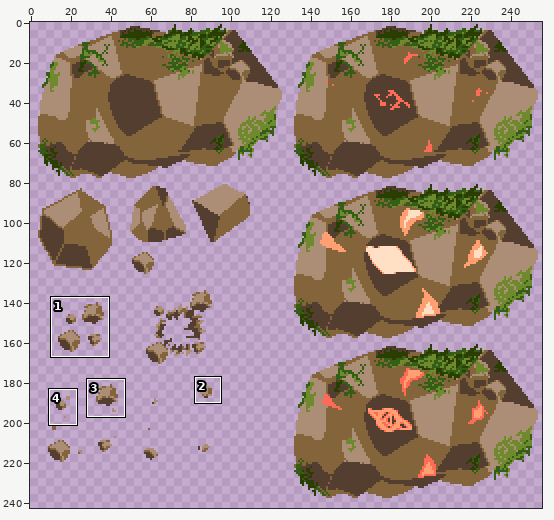
Sprite sheet, stored at SilverGirlStrike/Assets/Resource/CharacterGraphics/boss.png. The picture above shows the old version from afar; the outline marks the close-up.
Close-up. Before the edit:
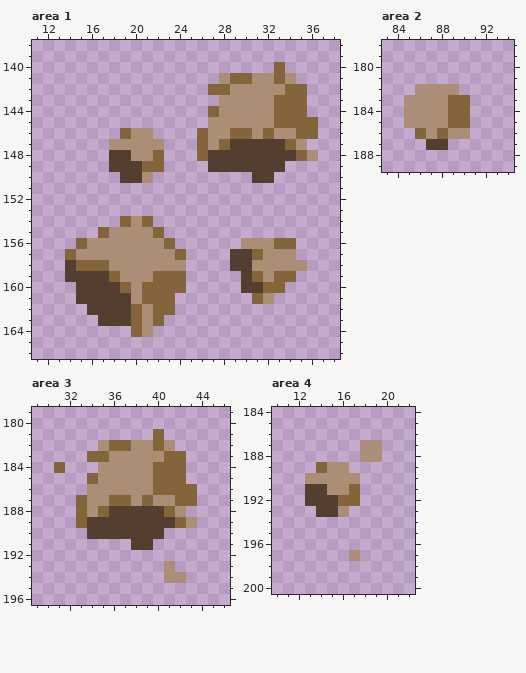
The file is 256x256 pixels. Shown: area 1: x 11..38, y 138..166; area 2: x 83..94, y 178..189; area 3: x 29..46, y 179..196; area 4: x 10..22, y 184..200. The wide view leaves out empty margins. The commit also changed other parts of the picture, which this record leaves out.
New version:
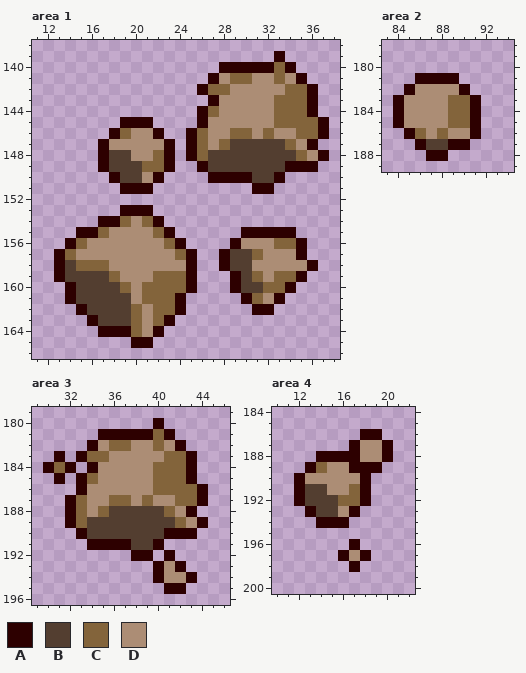
Palette (. is transparent): A #2d0000  B #533e30  C #83643b  D #ac8d75
Changes in this commit:
Changed rows in their new state; - is an unchanged pixel.
Area 1:
first column x 13:
139 --------------------A----
140 ---------------AAAAA-A---
141 --------------A-------A--
142 -------------A---------A-
143 --------------A--------A-
144 -------------A---------A-
145 ------AAA----A----------A
146 -----A---A--A-----------A
147 ----A-----A-A----------A-
148 ----A-----A-A-----------A
149 ----A-----A--A-------AAA-
150 -----A---A----AAAA--A----
151 ------AAA---------AA-----
153 ------AAA----------------
154 ----AA---A---------------
155 --AA------A------AAAAA---
156 -A---------A----A-----A--
157 A-----------A--A------A--
158 A-----------A--A-------A-
159 A-----------A---A-----A--
160 -A----------A---A----A---
161 -A---------A-----A--A----
162 --A--------A------AA-----
163 ---A------A--------------
164 ----AAA--A---------------
165 -------AA----------------
Area 2:
first column x 84:
181 --AAAA--
182 -A----A-
183 A------A
184 A------A
185 A------A
186 -A-----A
187 --A--AA-
188 ---AA---
Area 3:
first column x 30:
180 ----------A----
181 -----AAAAA-A---
182 ----A-------A--
183 -A-A---------A-
184 A-A-A--------A-
185 -A-A---------A-
186 ---A----------A
187 --A-----------A
188 --A----------A-
189 --A-----------A
190 ---A-------AAA-
191 ----AAAA--A----
192 --------AA-A---
193 ----------A-A--
194 ----------A--A-
195 -----------AA--
Area 4:
first column x 12:
186 ------AA-
187 -----A--A
188 --AAAA--A
189 -A---AAA-
190 A-----A--
191 A-----A--
192 A-----A--
193 -A---A---
194 --AAA----
196 -----A---
197 ----A-A--
198 -----A---
Changed places in both close-ups, as pixel boxes (x1, y1, x2, y2):
added: (54, 51, 329, 348)
added: (393, 73, 481, 161)
added: (43, 418, 208, 594)
added: (294, 429, 393, 572)
